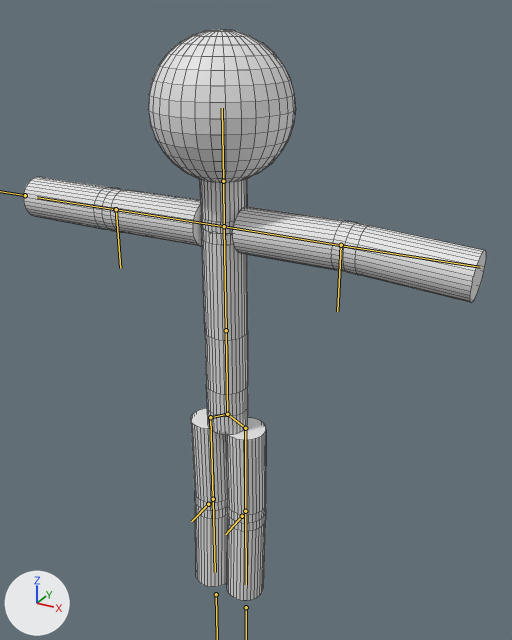
Before and after pictures for a commit that changed the Blender file Assets/Models/Blender/Stickman.blend.
The view is the same before and after, from a 50 mm lens placed at (3.14, -5.14, 2.75), pointed at (0.2, 0.21, 0.07). Arrows for +X, +Y and +Z are at lower left; the lights stay in place. The bones that bend it are drawn over the model as lines. Mesh edges are drawn as thin lines.
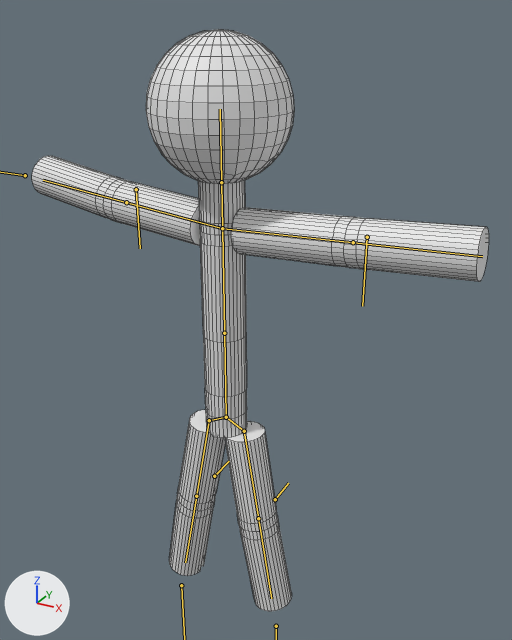
The newer file adds an action. The first version stands in its rest pose; the second is drawn at frame 10 of the action 'Wall Kick'.

Pixel boxes (x1, y1, x2, y2) of what changed, in the pictures (512 x 640 px):
'Cylinder', posed: before (24, 29, 486, 600); after (32, 29, 489, 611)
bone 'UpSpine', root to tip: before (226, 330) to (224, 226); after (224, 333) to (222, 228)
bone 'ElbowR', root to tip: before (116, 209) to (120, 268); after (367, 237) to (362, 306)
bone 'LowSpine', root to tip: before (226, 330) to (227, 414); after (224, 333) to (226, 417)
bone 'ElbowL', root to tip: before (341, 245) to (337, 311); after (136, 189) to (140, 248)
bone 'KneeR', root to tip: before (208, 504) to (191, 521); after (275, 499) to (288, 483)
bone 'KneeL', root to tip: before (242, 516) to (225, 534); after (214, 476) to (229, 461)

What changed in the scene script:
```text
Change bone_upspine:
    where bone_upspine = bpy.data.objects['Armature'].pose.bones['UpSpine']
    bone_upspine.location: (0.0, 0.0, 0.0) -> (-0.02, 0.0, -0.05)
    bone_upspine.rotation_quaternion: (1.0, 0.0, 0.0, 0.0) -> (0.0, 0.0, 1.0, 0.0)  # degrees (0, 0, 0) -> degrees (0, -180, 0)
Change bone_ikarmr:
    where bone_ikarmr = bpy.data.objects['Armature'].pose.bones['IKArmR']
    bone_ikarmr.location: (0.0, 0.0, 0.0) -> (-0.02, -4.85, 0.11)
    bone_ikarmr.rotation_quaternion: (1.0, 0.0, 0.0, 0.0) -> (0.0, 0.0, 0.0, 1.0)  # degrees (0, 0, 0) -> degrees (0, 0, 180)
Change bone_elbowr:
    where bone_elbowr = bpy.data.objects['Armature'].pose.bones['ElbowR']  # child of 'IKArmR'
    bone_elbowr.location: (0.0, 0.0, 0.0) -> (0.0, 0.0, 0.02)
Change bone_lowspine:
    where bone_lowspine = bpy.data.objects['Armature'].pose.bones['LowSpine']
    bone_lowspine.location: (0.0, 0.0, 0.0) -> (-0.02, 0.0, 0.05)
    bone_lowspine.rotation_quaternion: (1.0, 0.0, 0.0, 0.0) -> (0.0, 0.0, 1.0, 0.0)  # degrees (0, 0, 0) -> degrees (0, 180, 0)
Change bone_ikarml:
    where bone_ikarml = bpy.data.objects['Armature'].pose.bones['IKArmL']
    bone_ikarml.location: (0.0, 0.0, 0.0) -> (-0.09, -4.92, 0.17)
    bone_ikarml.rotation_quaternion: (1.0, 0.0, 0.0, 0.0) -> (0.0, 0.0, 0.0, 1.0)  # degrees (0, 0, 0) -> degrees (0, 0, 180)
Change bone_elbowl:
    where bone_elbowl = bpy.data.objects['Armature'].pose.bones['ElbowL']  # child of 'IKArmL'
    bone_elbowl.location: (0.0, 0.0, 0.0) -> (0.0, 0.0, 0.05)
Change bone_iklegr:
    where bone_iklegr = bpy.data.objects['Armature'].pose.bones['IKLegR']
    bone_iklegr.location: (0.0, 0.0, 0.0) -> (-0.8, 0.0, 0.07)
    bone_iklegr.rotation_quaternion: (1.0, 0.0, 0.0, 0.0) -> (0.0, 0.0, 1.0, 0.0)  # degrees (0, 0, 0) -> degrees (0, 180, 0)
Change bone_kneer:
    where bone_kneer = bpy.data.objects['Armature'].pose.bones['KneeR']  # child of 'IKLegR'
    bone_kneer.location: (0.0, 0.0, 0.0) -> (0.22, 0.28, 0.0)
Change bone_iklegl:
    where bone_iklegl = bpy.data.objects['Armature'].pose.bones['IKLegL']
    bone_iklegl.location: (0.0, 0.0, 0.0) -> (0.82, 0.0, 0.07)
    bone_iklegl.rotation_quaternion: (1.0, 0.0, 0.0, 0.0) -> (0.0, 0.0, 1.0, 0.0)  # degrees (0, 0, 0) -> degrees (0, 180, 0)
Change bone_kneel:
    where bone_kneel = bpy.data.objects['Armature'].pose.bones['KneeL']  # child of 'IKLegL'
    bone_kneel.location: (0.0, 0.0, 0.0) -> (-0.23, 0.32, 0.0)
```
